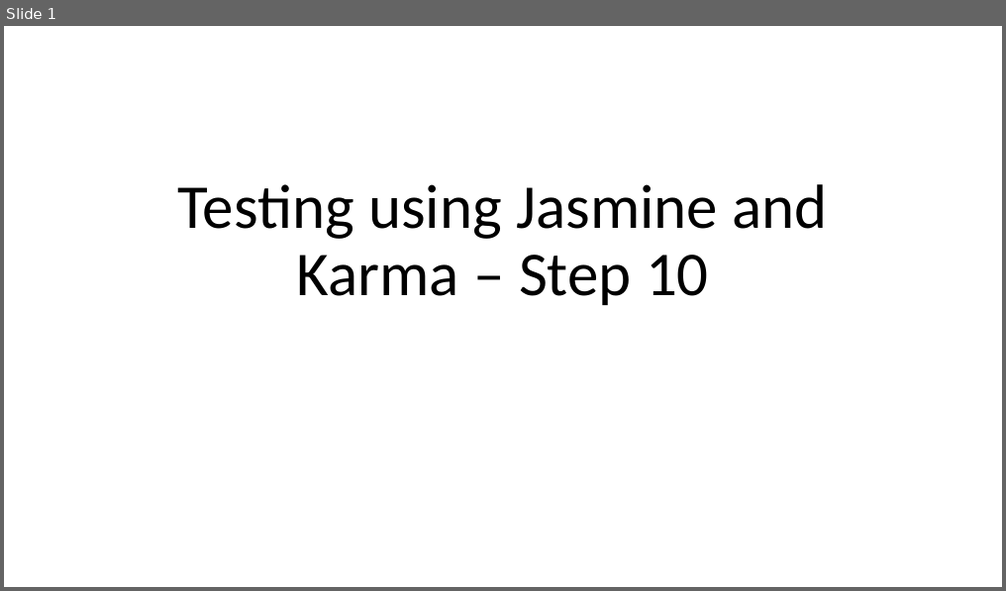
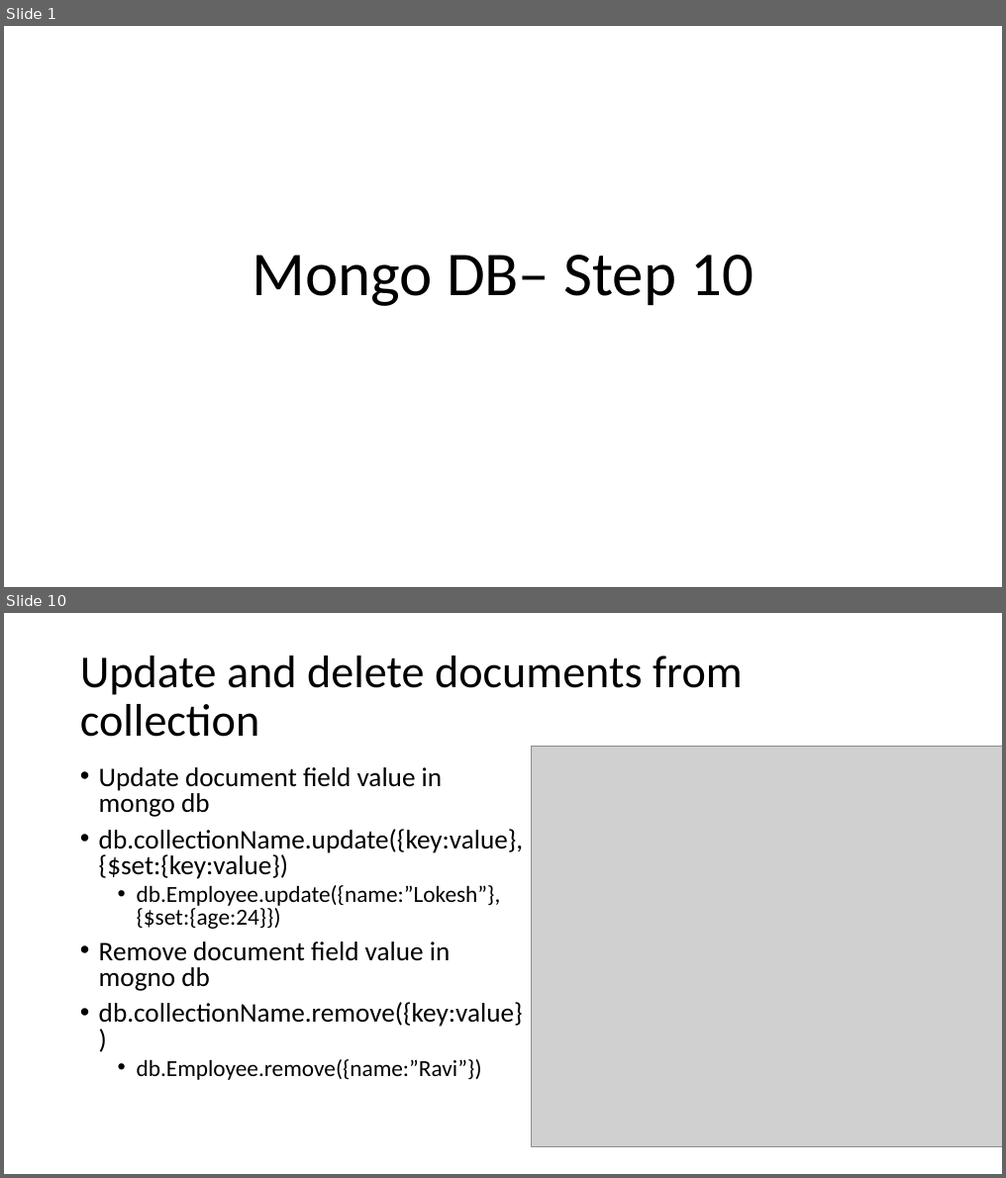
Before and after one commit to Kaleakash/mean_stack_running_capstone, a slide deck: Phase 3/Step 12 - Mongo DB Database.pptx. Shown one above the other, each under a label of ours: slide 1 before the commit, slides 1 and 10 after it; the slides between them are not shown. The pictures are 1006x591 and 1006x1178 pixels, drawn with LibreOffice and Linux fonts; fonts in the diff are those of the drawing; grey boxes stand for pictures. Boxes give left, top, right and bottom in pixels: in the first picture for what was removed or moved away, otherwise in the second. Text is boxed around its words. In the diff, an @@ line names an element or a change of style, - is before the commit and + after.

```diff
--- a/Phase 3/Step 12 - Mongo DB Database.pptx
+++ b/Phase 3/Step 12 - Mongo DB Database.pptx
@@ slide 10 added at <box>4,613,1002,1174</box>, background #FFFFFF @@
@@ title added at <box>80,656,743,737</box>, 44 pt, text #000000 @@
+Update and delete documents from collection
@@ picture added at <box>531,747,1002,1148</box> @@
@@ text added at <box>99,767,524,1080</box>, 25.9 pt, text #000000 @@
+• Update document field value in mongo db
+• db.collectionName.update({key:value},{$set:{key:value})
+  • db.Employee.update({name:”Lokesh”},{$set:{age:24}})
+• Remove document field value in mogno db
+• db.collectionName.remove({key:value})
+  • db.Employee.remove({name:”Ravi”})
@@ slide 1 changed as well @@
@@ title at <box>252,255,754,306</box>: text changed @@
-Testing using Jasmine and Karma – Step 10
+Mongo DB– Step 10
```
Also in this commit, not shown: 1 other slide changed, 7 other slides added, 23 slides removed, 3 other files.
